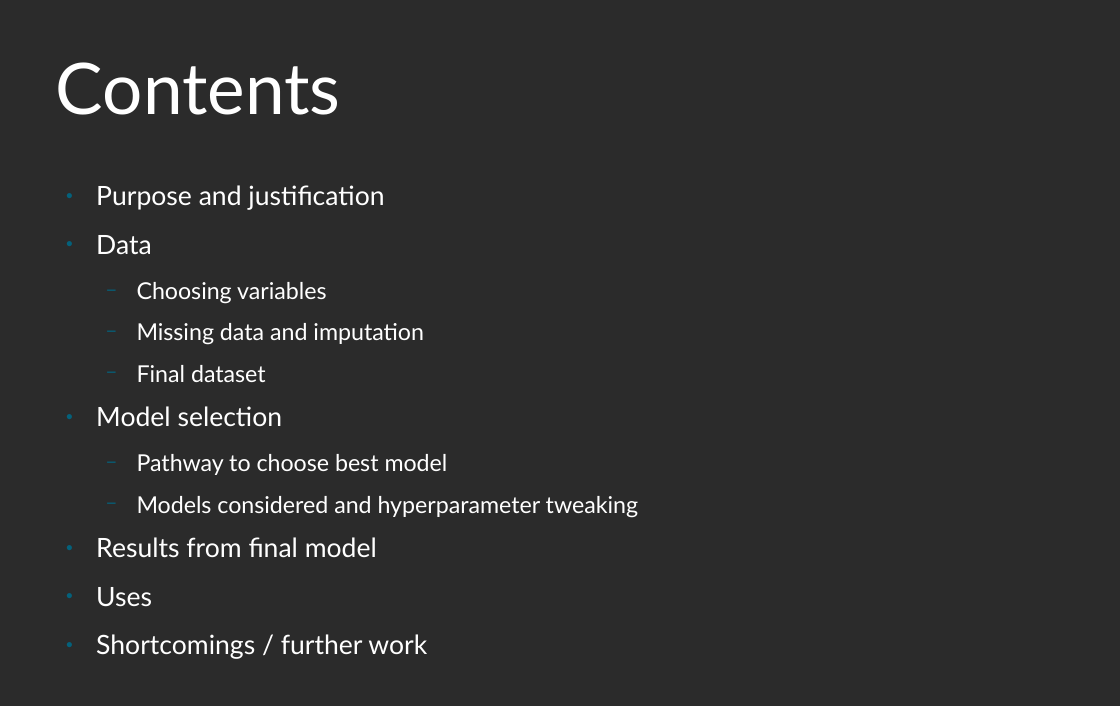
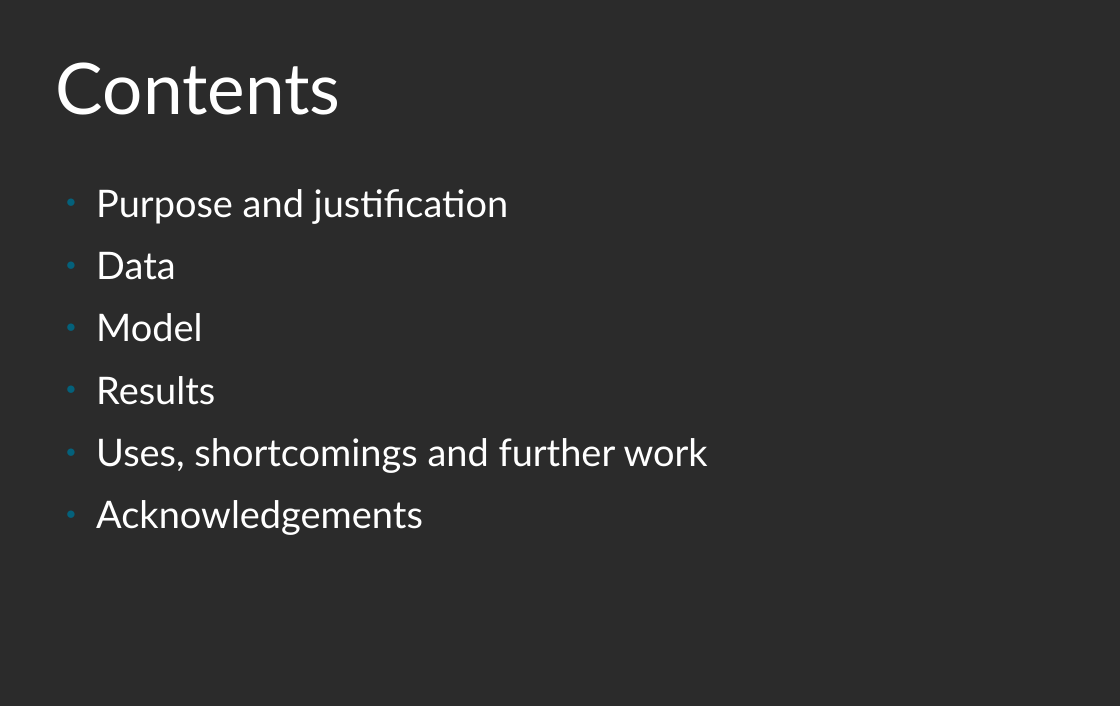
Before and after one commit to SmellsLikeCake/predicting-divorce, a slide deck: slide 2 of Predicting-Divorce.odp. Drawn at 1120x706 pixels with LibreOffice and Linux fonts; fonts in the diff are those of the drawing; background and template pictures are left out; a plain dark background stands for a picture behind light text. Boxes give left, top, right and bottom in pixels: in the first picture for what was removed or moved away, otherwise in the second. Text is boxed around its words. In the diff, an @@ line names an element or a change of style, - is before the commit and + after.

Commit message:
Completed all slides

```diff
--- a/Predicting-Divorce.odp
+++ b/Predicting-Divorce.odp
@@ text at box(96, 189, 509, 280): size 22.4 to 32 pt in "Purpose and justification", "Data" @@
@@ text at box(96, 313, 708, 535): text changed; size 19.6 to 32 pt @@
-  − Choosing variables
-  − Missing data and imputation
-  − Final dataset
-● Model selection
-  − Pathway to choose best model
-  − Models considered and hyperparameter tweaking
-● Results from final model
-● Uses
-● Shortcomings / further work
+● Model
+● Results
+● Uses, shortcomings and further work
+● Acknowledgements
```
Also in this commit, not shown: 7 other slides changed, 4 slides added, 1 slide removed, 1 other file.
